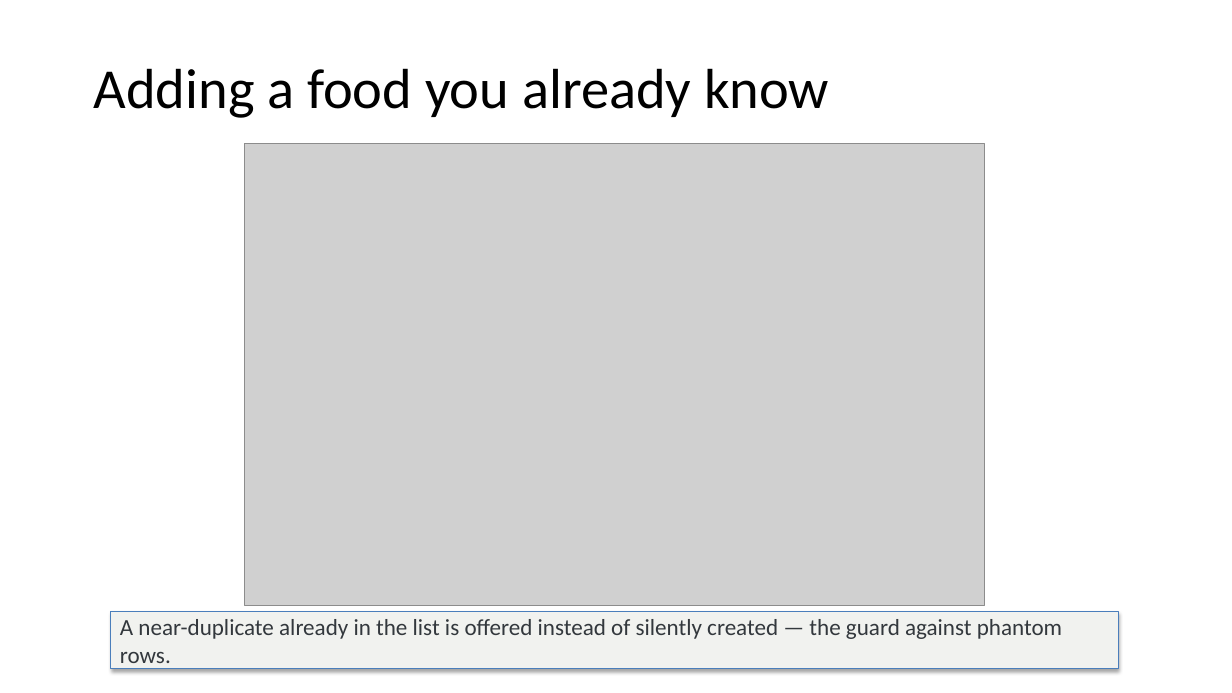
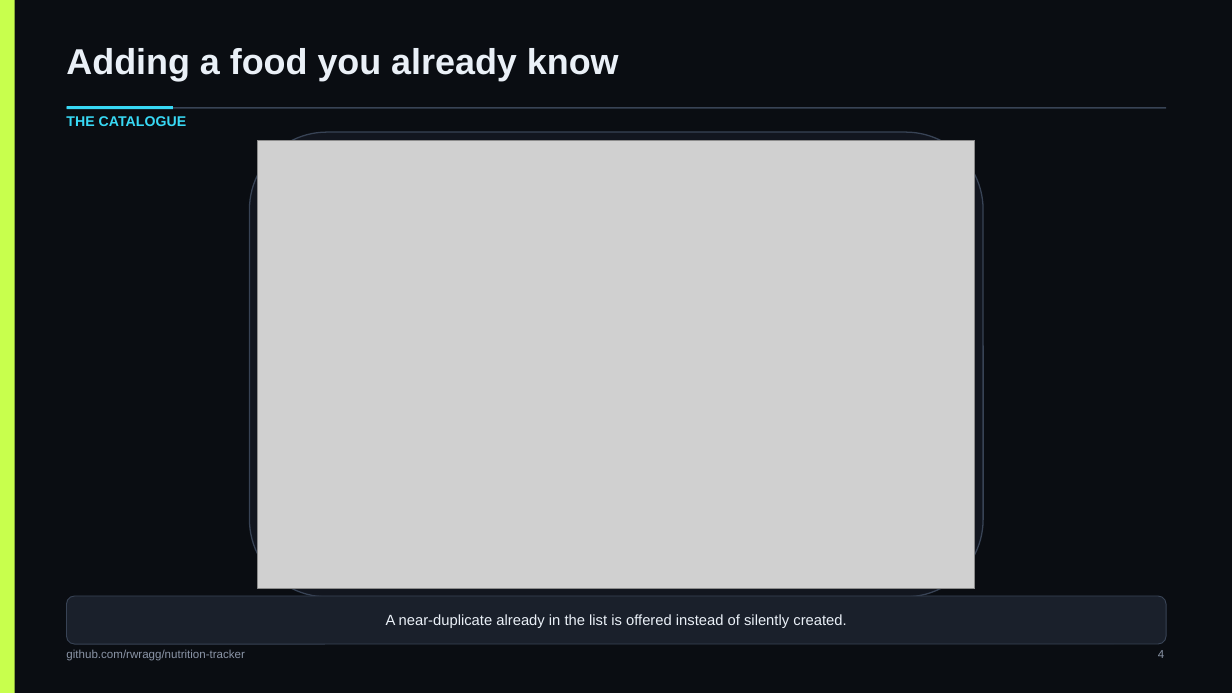
Before and after one commit to rwragg/nutrition-tracker, a slide deck: slide 4 of docs/deck/Nutrition-Tracker-Deck.pptx. Drawn at 1232x693 pixels with LibreOffice and Linux fonts; fonts in the diff are those of the drawing; grey boxes stand for pictures. Boxes give left, top, right and bottom in pixels: in the first picture for what was removed or moved away, otherwise in the second. Text is boxed around its words. In the diff, an @@ line names an element or a change of style, - is before the commit and + after.

Commit message:
deck: rebuild on the app's own colours and one 16:9 grid
Replaces the default-layout build with docs/deck/build_deck.py, which reads --ink, --volt, --cyan,
--violet, --ember, --text and --hairline out of frontend/app/globals.css and lays every page out on
the same geometry: title band, rule, content frame, caption band, footer and slide number in the
same place on all 15 pages, one fixed frame for every screenshot, and a spine down the left edge.

Fixes what the renders caught: bullets running off the bottom of the body area, shape text losing
its colour after the first paragraph, box lines centred inconsistently, and screenshots with no
visible edge against a dark slide. build_deck.py now refuses shapes that fall outside the page, so
that class of defect fails the build instead of the review.

deck.json is gone — the builder is the single source of truth.

```diff
--- a/docs/deck/Nutrition-Tracker-Deck.pptx
+++ b/docs/deck/Nutrition-Tracker-Deck.pptx
@@ background #FFFFFF to #0A0D12 @@
@@ rectangle added at (x1=0, y1=0, x2=15, y2=693), fill #C8FF4D @@
@@ text "Adding a food you already ..." moved from (x1=94, y1=68, x2=829, y2=118) to (x1=66, y1=48, x2=619, y2=81) @@
@@ text "Adding a food you already ..." at (x1=66, y1=48, x2=619, y2=81): size 44 to 28 pt, font Calibri to Arial, text colour #000000 to #EAF0F7, bold on; alignment centre to left; vertical alignment middle to top @@
@@ text added at (x1=66, y1=116, x2=186, y2=126), 11 pt, text #38D9F5, bold @@
+THE CATALOGUE
@@ rectangle added at (x1=67, y1=107, x2=1166, y2=109), fill #384355 @@
@@ rectangle added at (x1=67, y1=106, x2=173, y2=109), fill #38D9F5 @@
@@ rounded rectangle added at (x1=250, y1=132, x2=983, y2=597), fill #12161F, outline #384355 1 pt @@
@@ picture resized from (x1=245, y1=143, x2=984, y2=605) to (x1=258, y1=140, x2=975, y2=589) @@
@@ rounded rectangle "A near-duplicate already in the ..." resized from (x1=111, y1=612, x2=1118, y2=669) to (x1=67, y1=596, x2=1166, y2=644) @@
@@ rounded rectangle "A near-duplicate already in the ..." at (x1=67, y1=596, x2=1166, y2=644): rectangle to rounded rectangle; fill #F1F2EF to #1A202B; outline #4B7EBC 0.75 pt to #384355 0.75 pt; shadow off @@
@@ text in rounded rectangle at (x1=386, y1=614, x2=846, y2=628): text changed; size 18 to 11.5 pt; font Calibri to Arial; text colour #33383D to #EAF0F7 @@
-A near-duplicate already in the list is offered instead of silently created — the guard against phantom rows.
+A near-duplicate already in the list is offered instead of silently created.
@@ text "github.com/rwragg/nutrition-tracker" moved from (x1=347, y1=668, x2=577, y2=671) to (x1=66, y1=649, x2=244, y2=661) @@
@@ text "github.com/rwragg/nutrition-tracker" at (x1=66, y1=649, x2=244, y2=661): size 12 to 9 pt, font Calibri to Arial, text colour #8C8C8C to #8B95A7; alignment centre to left; vertical alignment middle to top @@
@@ text "4" moved from (x1=861, y1=668, x2=869, y2=671) to (x1=1158, y1=650, x2=1164, y2=658) @@
@@ text "4" at (x1=1158, y1=650, x2=1164, y2=658): size 12 to 9 pt, font Calibri to Arial, text colour #8C8C8C to #8B95A7; vertical alignment middle to top @@
```
Also in this commit, not shown: 14 other slides changed, 4 other files.
